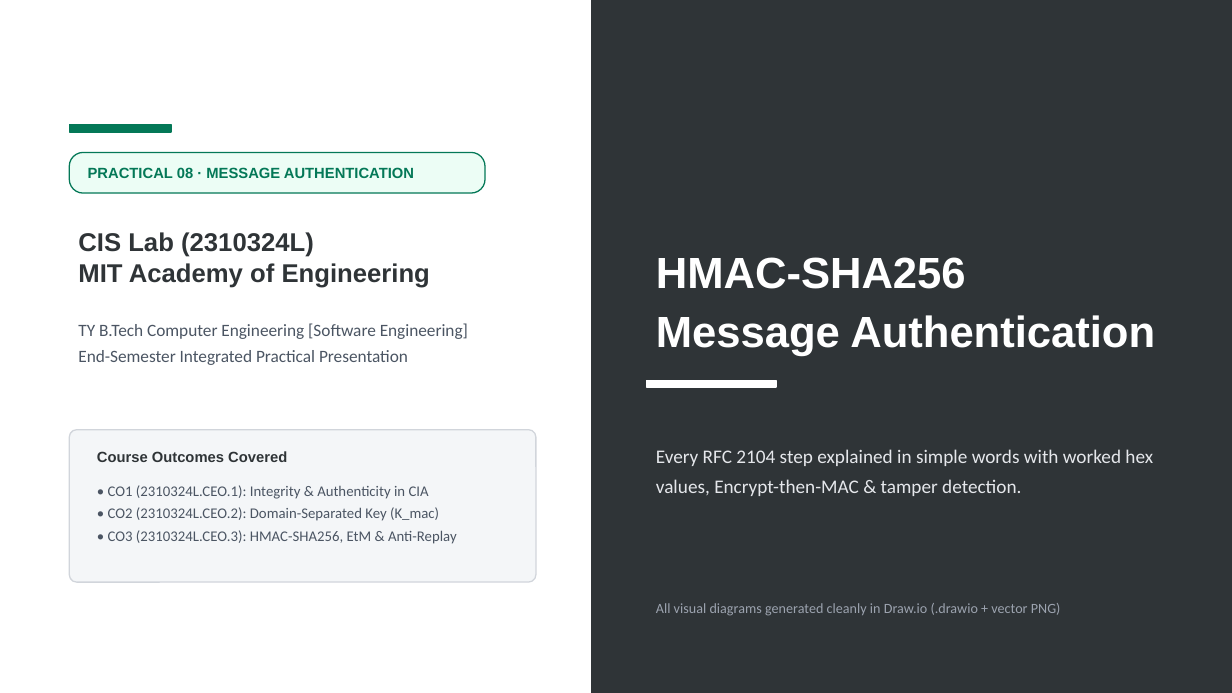
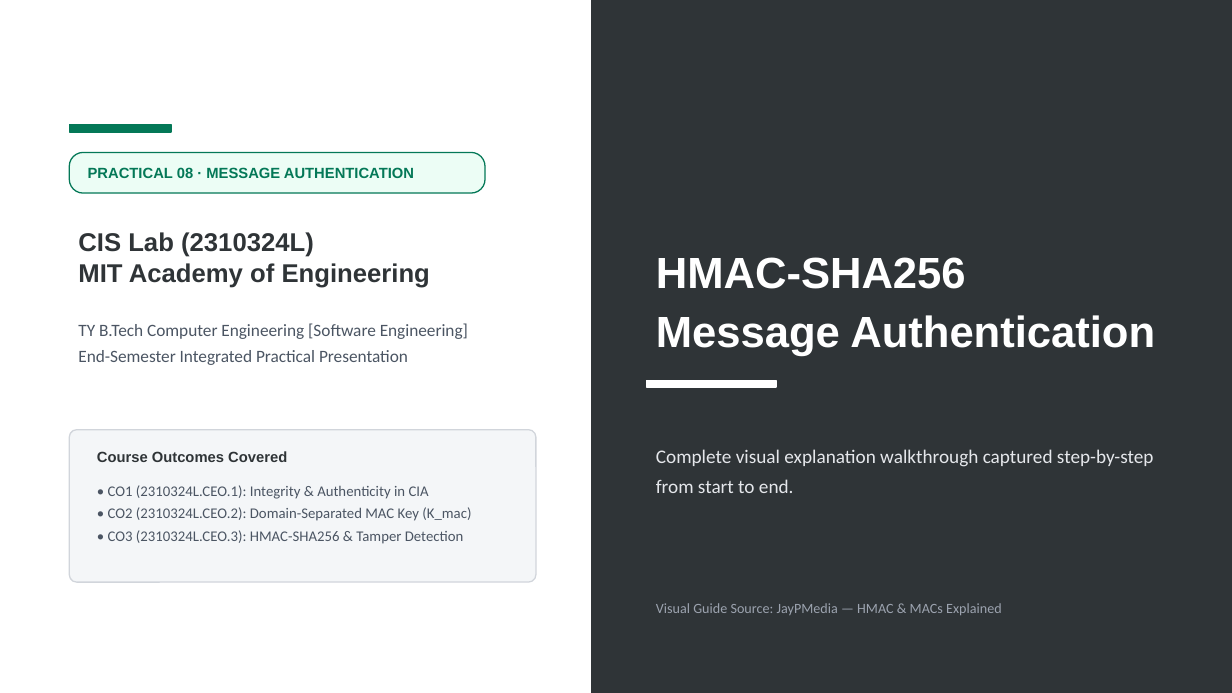
Before and after one commit to debugonaut/cis-2310324l-secure-messaging, a slide deck: slide 1 of docs/Practical_08_HMAC_SHA256.pptx. Drawn at 1232x693 pixels with LibreOffice and Linux fonts; fonts in the diff are those of the drawing. Boxes give left, top, right and bottom in pixels: in the first picture for what was removed or moved away, otherwise in the second. Text is boxed around its words. In the diff, an @@ line names an element or a change of style, - is before the commit and + after.

Commit message:
docs: simplify Practical 03 AES PPTX (Trouble-Free style) & build Practical 08 HMAC PPTX from video screenshots

```diff
--- a/docs/Practical_08_HMAC_SHA256.pptx
+++ b/docs/Practical_08_HMAC_SHA256.pptx
@@ text at [656, 449, 1154, 493]: text changed @@
-Every RFC 2104 step explained in simple words with worked hex values, Encrypt-then-MAC & tamper detection.
+Complete visual explanation walkthrough captured step-by-step from start to end.
@@ text at [108, 507, 471, 544]: text changed @@
-• CO2 (2310324L.CEO.2): Domain-Separated Key (K_mac)
-• CO3 (2310324L.CEO.3): HMAC-SHA256, EtM & Anti-Replay
+• CO2 (2310324L.CEO.2): Domain-Separated MAC Key (K_mac)
+• CO3 (2310324L.CEO.3): HMAC-SHA256 & Tamper Detection
@@ text at [656, 603, 1002, 615]: text changed @@
-All visual diagrams generated cleanly in Draw.io (.drawio + vector PNG)
+Visual Guide Source: JayPMedia — HMAC & MACs Explained
```
Also in this commit, not shown: 1 other slide changed, 18 slides added, 12 slides removed, 30 other files.
